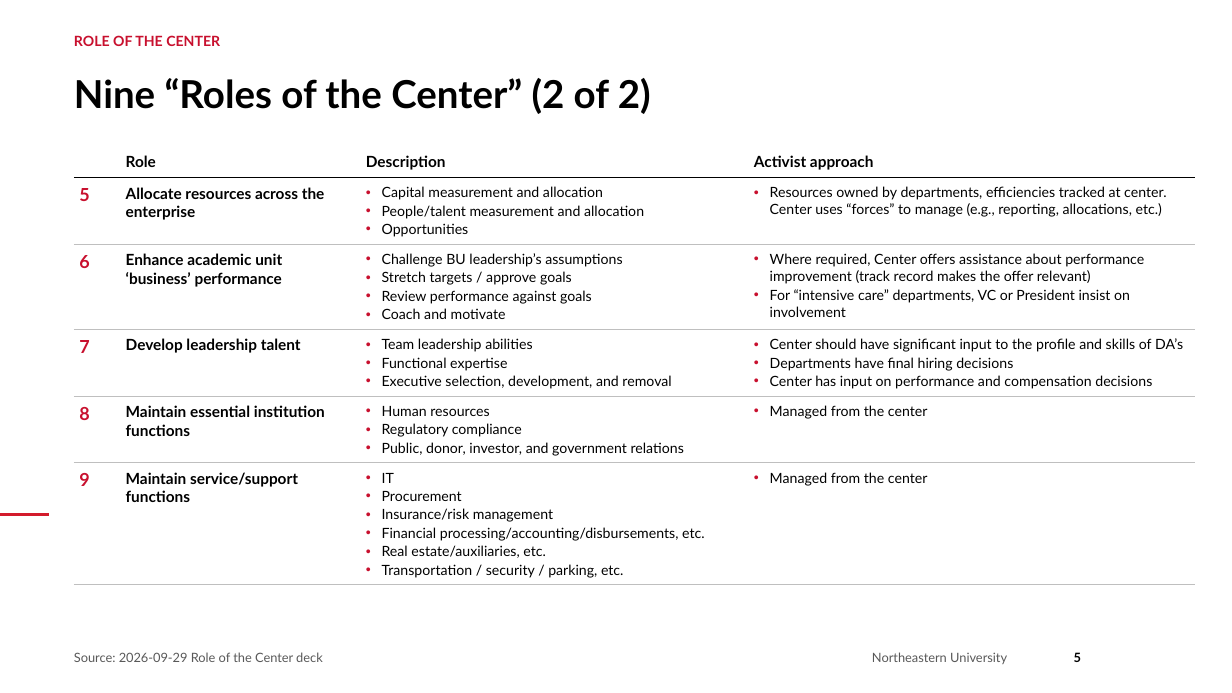
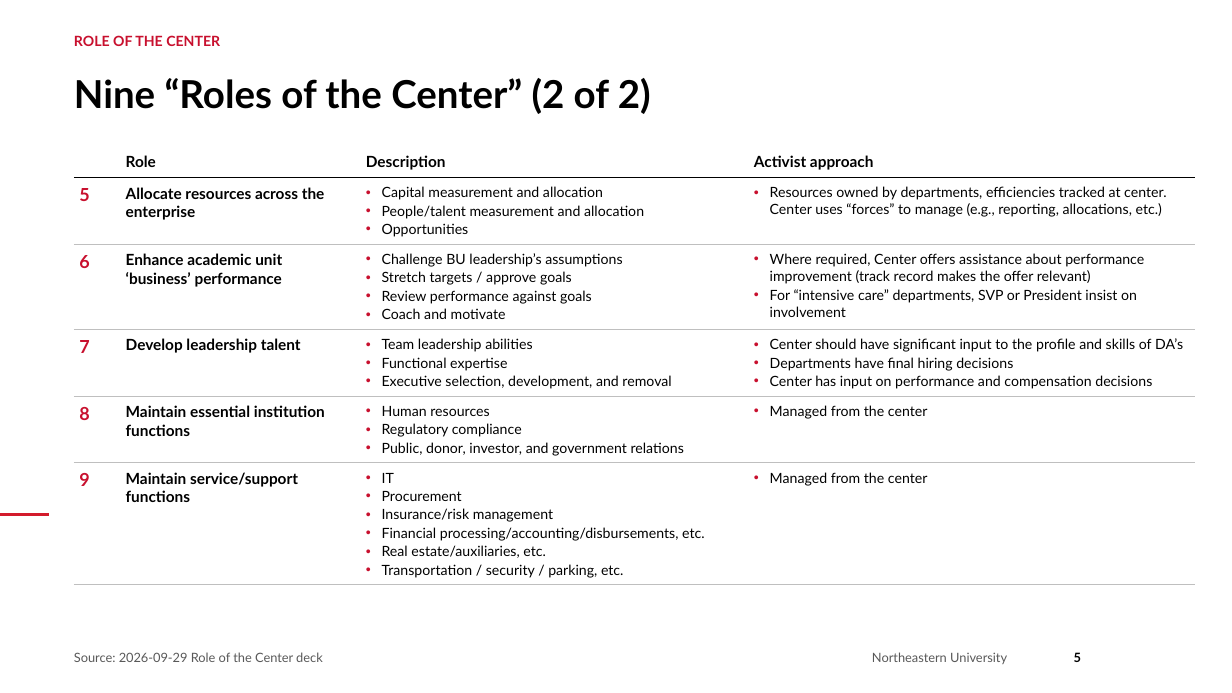
Before and after one commit to brettcsweet/Tonys-repo, a slide deck: slide 5 of 2026-09-29_Role_of_the_Center_Northeastern.pptx. Drawn at 1232x693 pixels with LibreOffice and Linux fonts; fonts in the diff are those of the drawing; background and template pictures are left out. Boxes give left, top, right and bottom in pixels: in the first picture for what was removed or moved away, otherwise in the second. Text is boxed around its words. In the diff, an @@ line names an element or a change of style, - is before the commit and + after.

```diff
--- a/2026-09-29_Role_of_the_Center_Northeastern.pptx
+++ b/2026-09-29_Role_of_the_Center_Northeastern.pptx
@@ table at (74,139,1195,582) @@
-row 3, column 4: Where required, Center offers assistance about performance improvement (track record makes the offer relevant) / For “intensive care” departments, VC or President insist on involvement
+row 3, column 4: Where required, Center offers assistance about performance improvement (track record makes the offer relevant) / For “intensive care” departments, SVP or President insist on involvement
```
Also in this commit, not shown: 5 other slides changed, 1 slide added.
